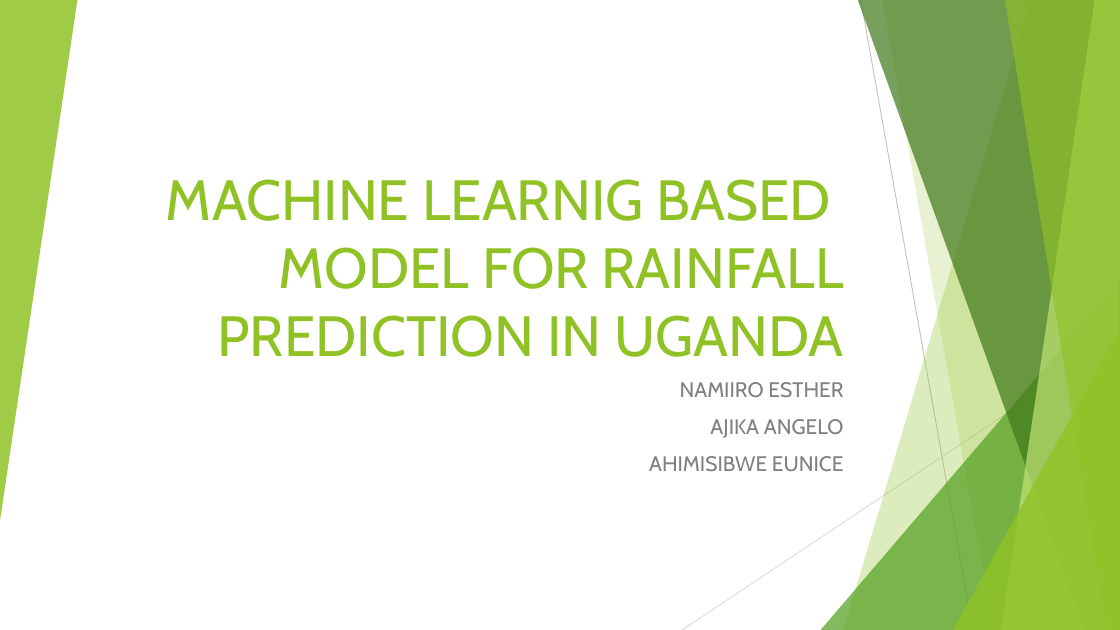
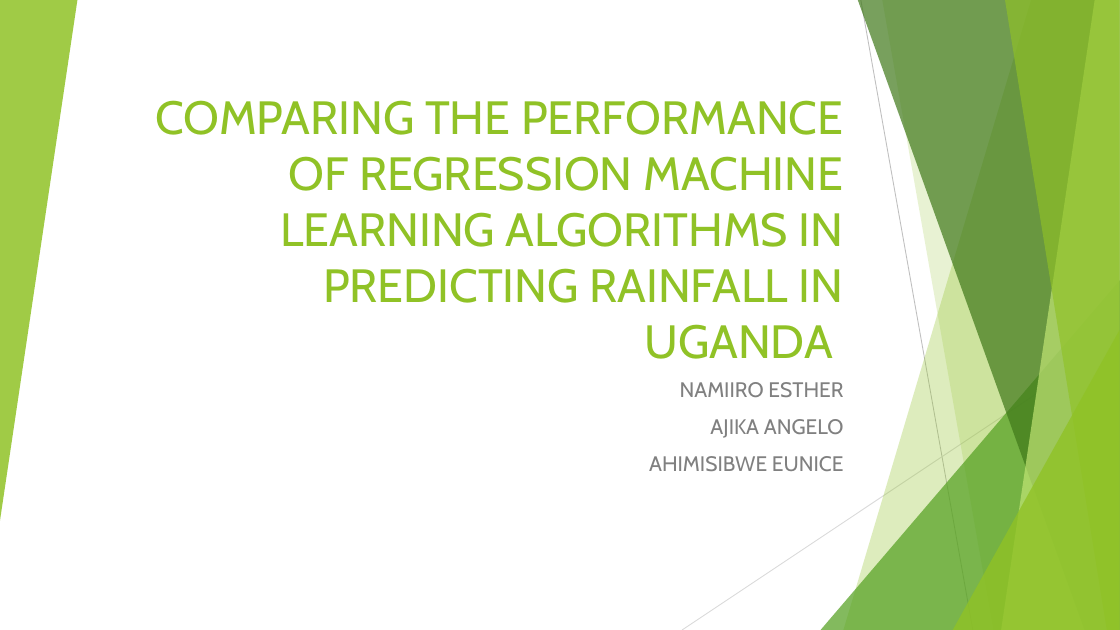
Before and after one commit to angelocodes/Machine-Learning-tasks, a slide deck: slide 1 of ML Pjct.pptx. Drawn at 1120x630 pixels with LibreOffice and Linux fonts; fonts in the diff are those of the drawing. Boxes give left, top, right and bottom in pixels: in the first picture for what was removed or moved away, otherwise in the second. Text is boxed around its words. In the diff, an @@ line names an element or a change of style, - is before the commit and + after.

Commit message:
Added a Map plot using plotly and trained various models on the dataset

```diff
--- a/ML Pjct.pptx
+++ b/ML Pjct.pptx
@@ title at [156,100,844,359]: text changed; size 48.6 to 40 pt @@
-MACHINE LEARNIG BASED MODEL FOR RAINFALL PREDICTION IN UGANDA
+COMPARING THE PERFORMANCE OF REGRESSION MACHINE LEARNING ALGORITHMS IN PREDICTING RAINFALL IN UGANDA
```
Also in this commit, not shown: 2 other files.
